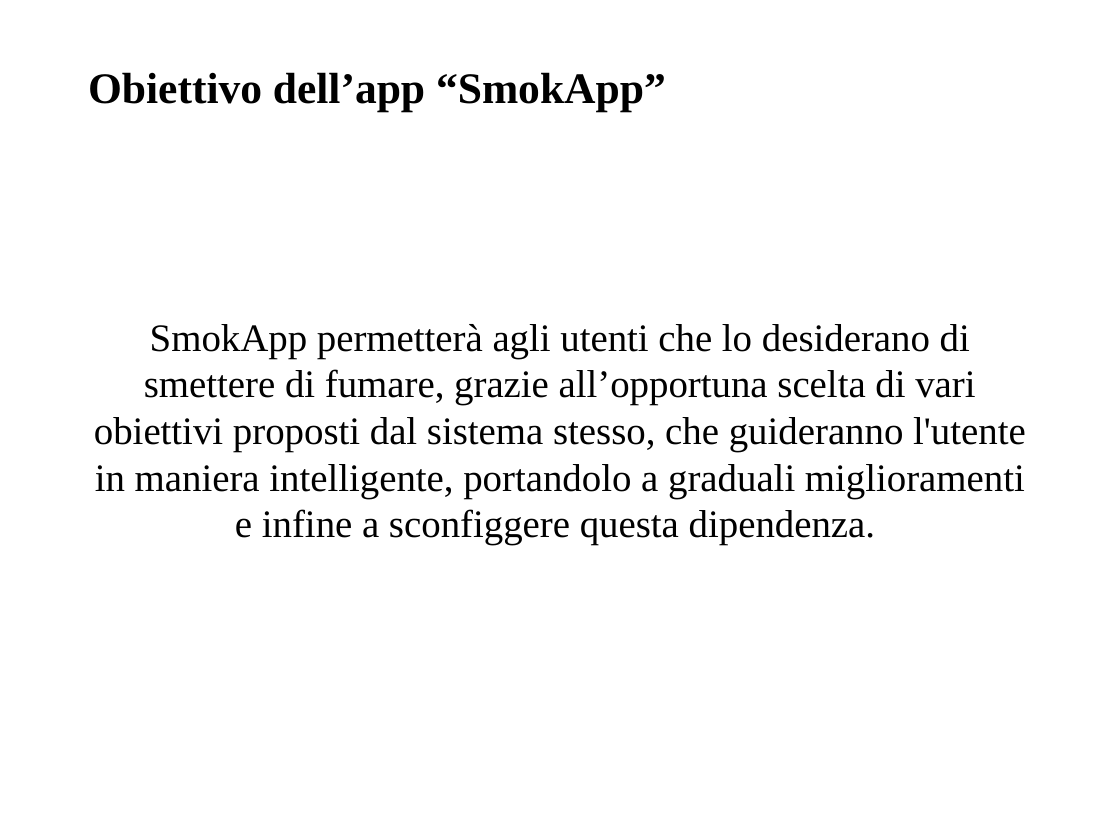
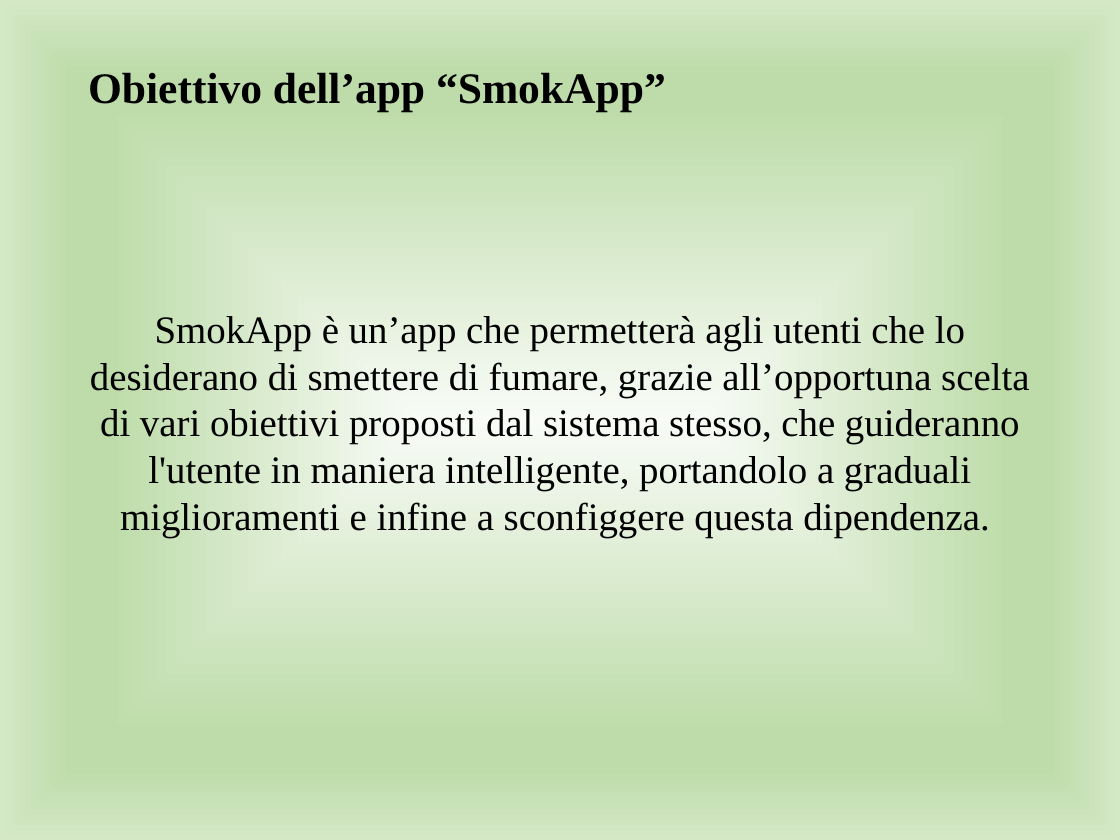
Before and after one commit to giusmastro91/Cognitive-systems, a slide deck: slide 3 of Prova_6/Leone_Mastrosimone_PresentazioneProgetto.pptx. Drawn at 1120x840 pixels with LibreOffice and Linux fonts; fonts in the diff are those of the drawing. Boxes give left, top, right and bottom in pixels: in the first picture for what was removed or moved away, otherwise in the second. Text is boxed around its words. In the diff, an @@ line names an element or a change of style, - is before the commit and + after.

```diff
--- a/Prova_6/Leone_Mastrosimone_PresentazioneProgetto.pptx
+++ b/Prova_6/Leone_Mastrosimone_PresentazioneProgetto.pptx
@@ background #FFFFFF to gradient #F8FBF6 to #BEDCAA to #D4E8C6 @@
@@ text at <box>90,316,1029,538</box>: text changed @@
-SmokApp permetterà agli utenti che lo desiderano di smettere di fumare, grazie all’opportuna scelta di vari obiettivi proposti dal sistema stesso, che guideranno l'utente in maniera intelligente, portandolo a graduali miglioramenti e infine a sconfiggere questa dipendenza.
+SmokApp è un’app che permetterà agli utenti che lo desiderano di smettere di fumare, grazie all’opportuna scelta di vari obiettivi proposti dal sistema stesso, che guideranno l'utente in maniera intelligente, portandolo a graduali miglioramenti e infine a sconfiggere questa dipendenza.
```
Also in this commit, not shown: 38 other slides changed, 1 other file.
